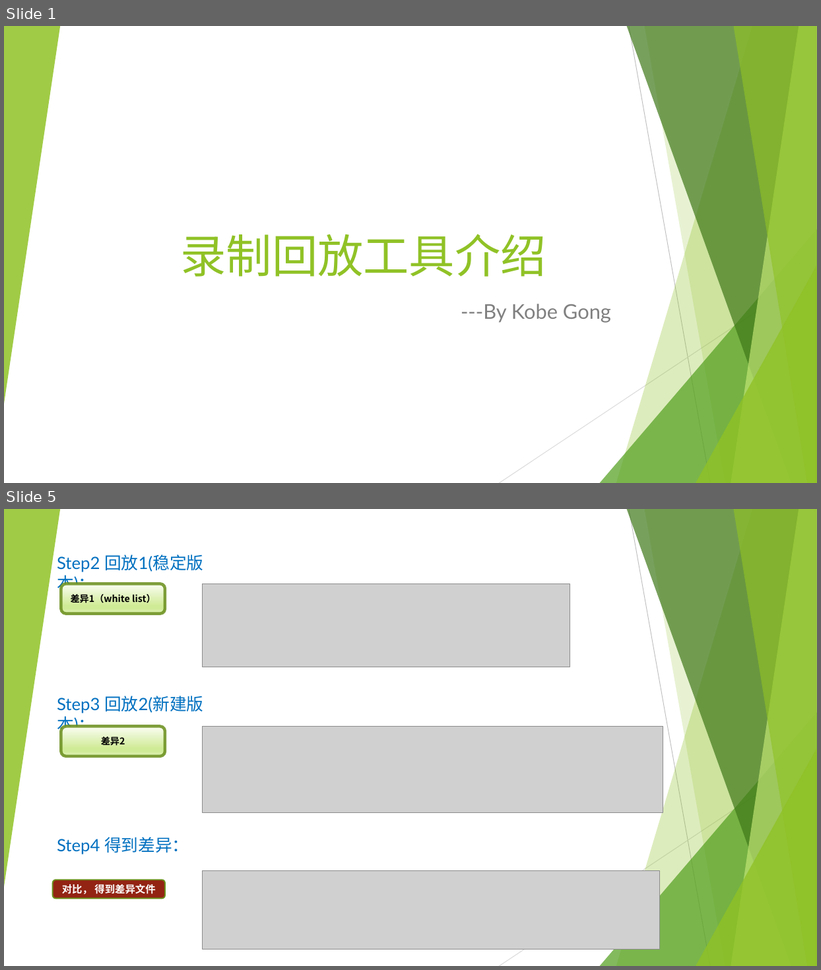
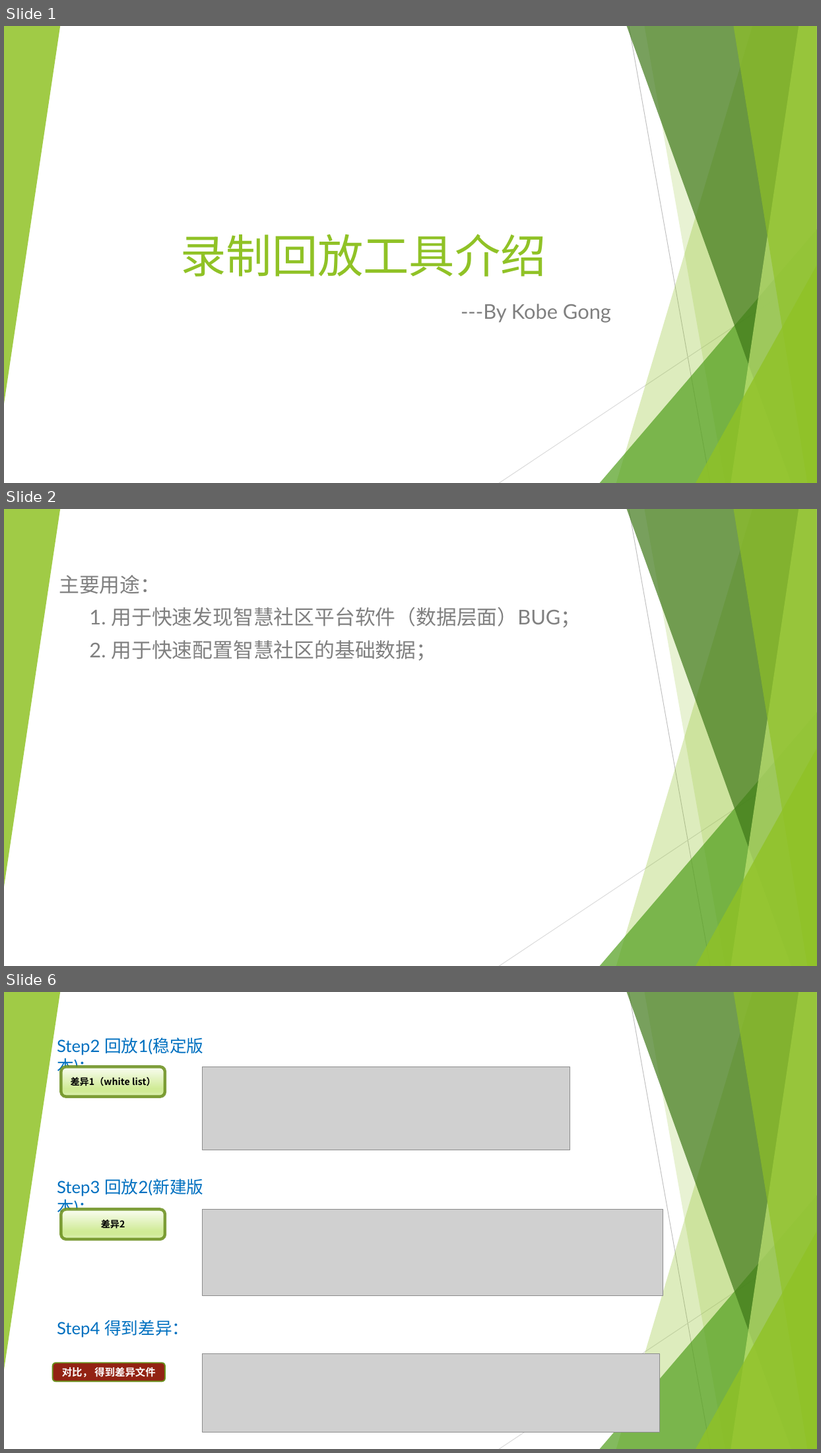
Before and after one commit to gx303841541/replayit, a slide deck: 录制回放工具介绍.pptx. Shown one above the other, each under a label of ours: slides 1 and 5 before the commit, slides 1, 2 and 6 after it; the slides between them are not shown. The pictures are 821x970 and 821x1453 pixels, drawn with LibreOffice and Linux fonts; fonts in the diff are those of the drawing; grey boxes stand for pictures. Boxes give left, top, right and bottom in pixels: in the first picture for what was removed or moved away, otherwise in the second. Text is boxed around its words. In the diff, an @@ line names an element or a change of style, - is before the commit and + after.

```diff
--- a/录制回放工具介绍.pptx
+++ b/录制回放工具介绍.pptx
@@ slide 2 added at (4,509,817,966), background #FFFFFF; not listed: 10 template elements that a slide beside it also shows @@
@@ subtitle added at (59,575,581,661), 24 pt, text #808080 @@
+主要用途：
+1. 用于快速发现智慧社区平台软件（数据层面）BUG；
+2. 用于快速配置智慧社区的基础数据；
@@ what was slide 5 is now slide 6 @@
```
Also in this commit, not shown: 3 slides changed, 1 other slide added, 58 other files.
